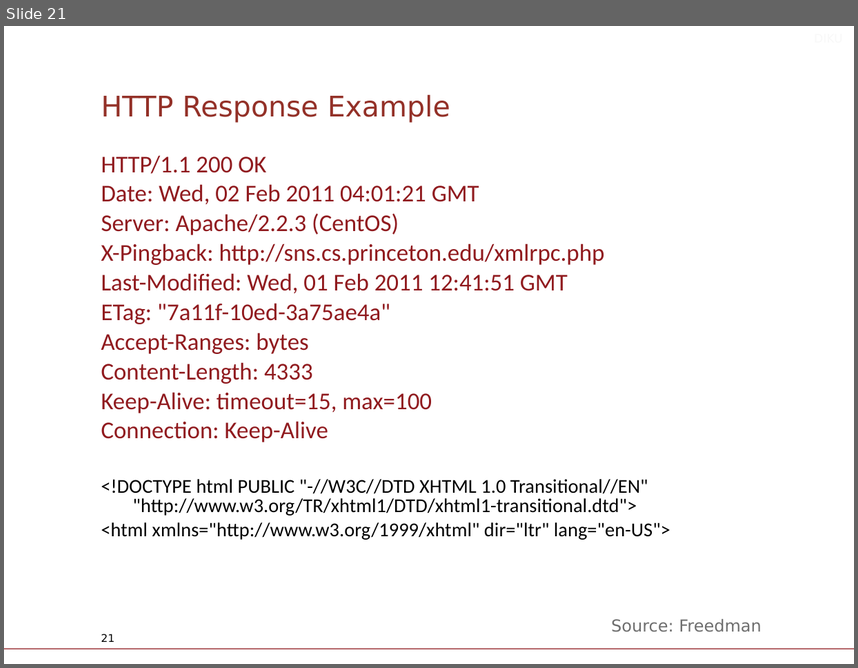
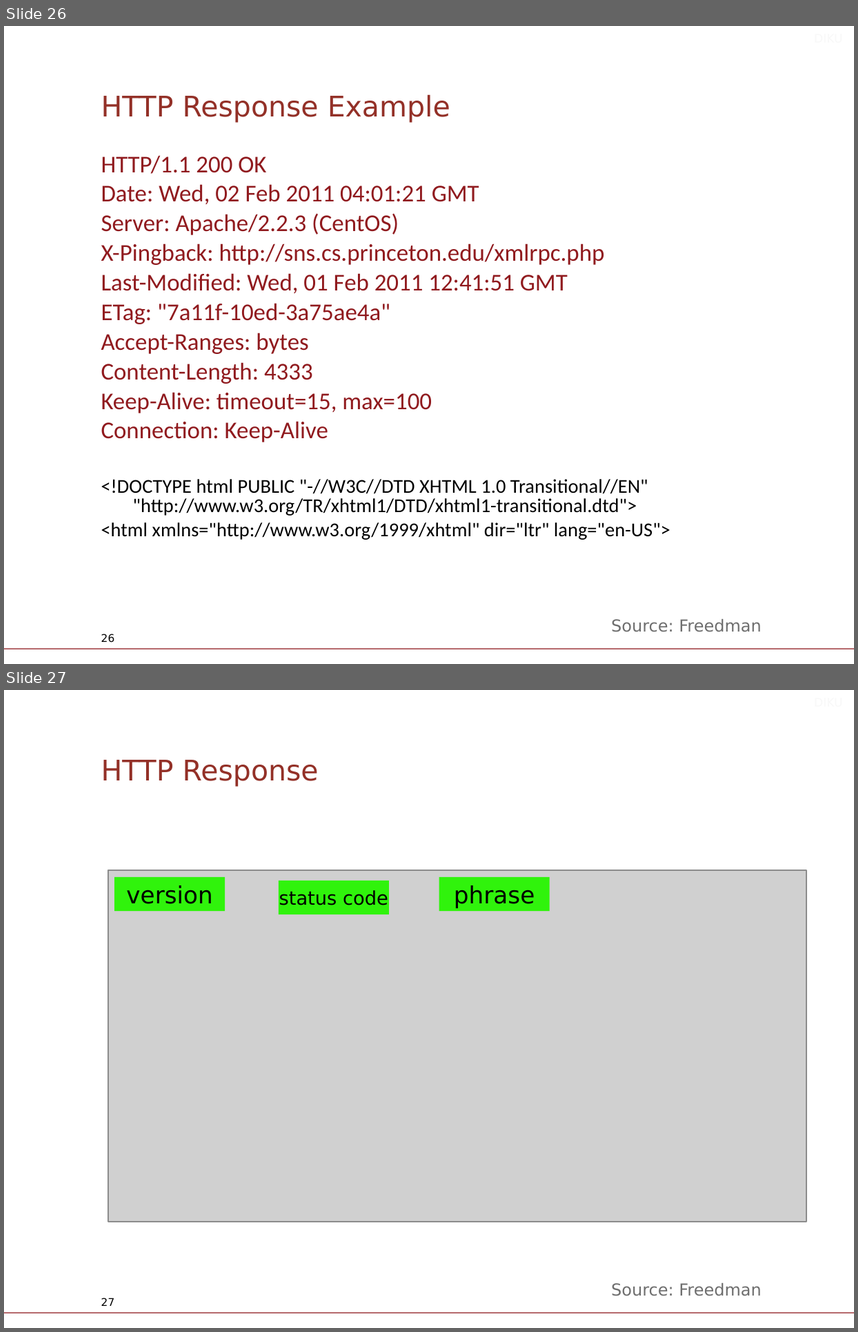
Before and after one commit to diku-compSys/compSys-e2021-pub, a slide deck: lectures/211103_application_layer_http/slides.odp. Shown one above the other, each under a label of ours: slide 21 before the commit, slides 26 and 27 after it. The pictures are 858x668 and 858x1332 pixels, drawn with LibreOffice and Linux fonts; fonts in the diff are those of the drawing; grey boxes stand for pictures; background and template pictures are left out. Boxes give left, top, right and bottom in pixels: in the first picture for what was removed or moved away, otherwise in the second. Text is boxed around its words. In the diff, an @@ line names an element or a change of style, - is before the commit and + after.

```diff
--- a/lectures/211103_application_layer_http/slides.odp
+++ b/lectures/211103_application_layer_http/slides.odp
@@ slide 27 added at (x1=4, y1=690, x2=854, y2=1328), background #FFFFFF; not listed: 1 template element that a slide beside it also shows @@
@@ text added at (x1=270, y1=690, x2=851, y2=715), 10 pt, text #F8F8F8 @@
+DIKU
@@ title added at (x1=101, y1=760, x2=319, y2=787), 24 pt, text #933027 @@
+HTTP Response
@@ picture added at (x1=109, y1=870, x2=807, y2=1221) @@
@@ rectangle added at (x1=114, y1=877, x2=225, y2=911), fill #30F30C, 20 pt, text #000000 @@
+version
@@ rectangle added at (x1=279, y1=880, x2=389, y2=914), fill #30F30C, 16 pt, text #000000 @@
+status code
@@ rectangle added at (x1=439, y1=877, x2=550, y2=911), fill #30F30C, 20 pt, text #000000 @@
+phrase
@@ text added at (x1=611, y1=1283, x2=761, y2=1296), 14 pt, text #6E6E6E @@
+Source: Freedman
@@ page number added at (x1=101, y1=1297, x2=115, y2=1305), 9 pt, text #000000 @@
+27
@@ what was slide 21 is now slide 26 @@
@@ page number at (x1=101, y1=633, x2=115, y2=642): text changed @@
-21
+26
```
Also in this commit, not shown: 12 slides changed, 7 other slides added, 3 other files.
